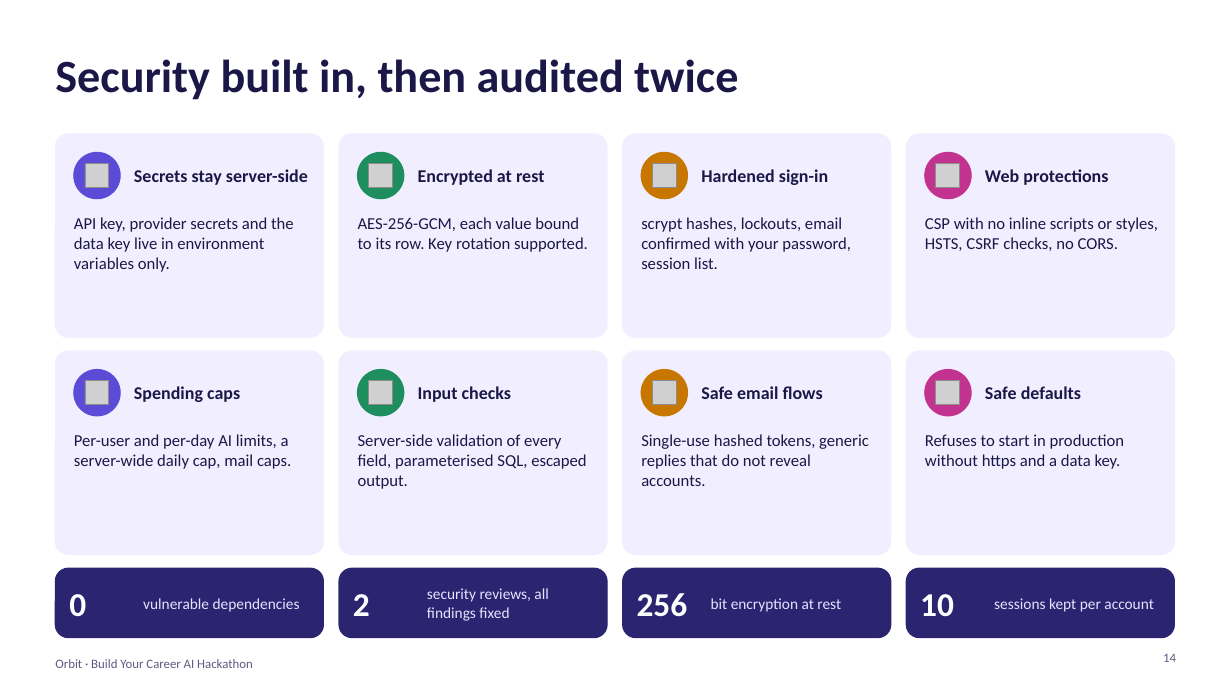
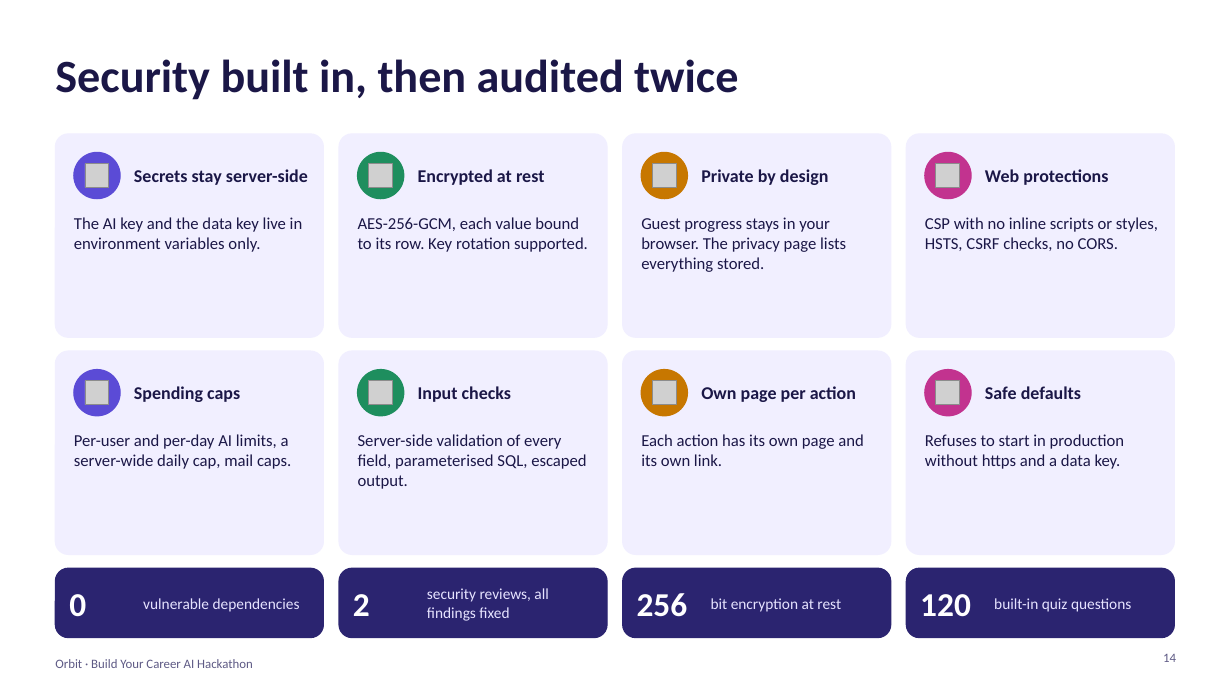
Before and after one commit to 111Reihan/AI-Powered-Career-Development-Hackathon, a slide deck: slide 14 of docs/Orbit-pitch-deck-v2.pptx. Drawn at 1232x693 pixels with LibreOffice and Linux fonts; fonts in the diff are those of the drawing; grey boxes stand for pictures. Boxes give left, top, right and bottom in pixels: in the first picture for what was removed or moved away, otherwise in the second. Text is boxed around its words. In the diff, an @@ line names an element or a change of style, - is before the commit and + after.

```diff
--- a/docs/Orbit-pitch-deck-v2.pptx
+++ b/docs/Orbit-pitch-deck-v2.pptx
@@ text at (701,169,828,185): text changed @@
-Hardened sign-in
+Private by design
@@ text at (74,217,303,252): text changed @@
-API key, provider secrets and the data key live in environment variables only.
+The AI key and the data key live in environment variables only.
@@ text at (641,217,846,272): text changed @@
-scrypt hashes, lockouts, email confirmed with your password, session list.
+Guest progress stays in your browser. The privacy page lists everything stored.
@@ text at (701,386,856,402): text changed @@
-Safe email flows
+Own page per action
@@ text at (641,434,863,466): text changed @@
-Single-use hashed tokens, generic replies that do not reveal accounts.
+Each action has its own page and its own link.
@@ text at (920,594,971,617): text changed @@
-10
+120
@@ text at (994,598,1131,612): text changed @@
-sessions kept per account
+built-in quiz questions
```
Also in this commit, not shown: 6 other slides changed, 1 slide added, 1 slide removed, 21 other files.
